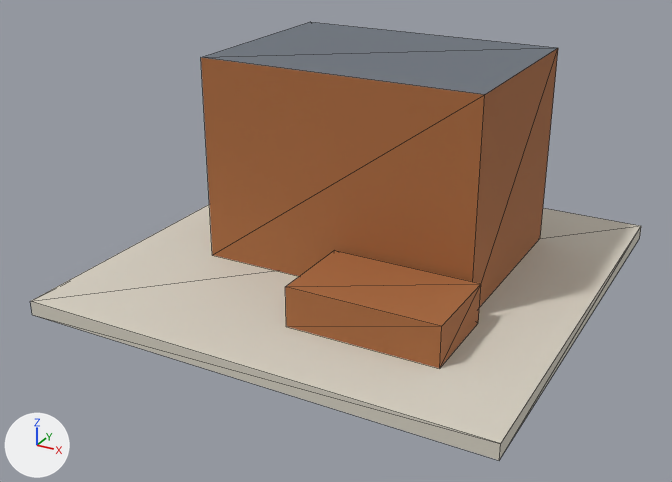
What one commit did to the glTF model public/models/v2/14_lod2.glb.
The view is the same before and after, from a 50 mm camera at (0.804, -1.578, 0.849) aimed at (-0.022, -0.075, 0.098). Lighting does not change. The marker at lower left points along +X, +Y and +Z. The first picture is the older version. Mesh edges are drawn as thin lines.

Script lines for the objects in view, before the commit:
```python
mat_wall_wood = bpy.data.materials.new('wall_wood')
mat_wall_wood.use_nodes = True; mat_wall_wood.node_tree.nodes.clear()
_N = mat_wall_wood.node_tree.nodes; _L = mat_wall_wood.node_tree.links
n0 = _N.new('ShaderNodeBsdfPrincipled'); n0.name = 'Principled BSDF'
n0.inputs[2].default_value = 0.8  # 'Roughness'
n1 = _N.new('ShaderNodeOutputMaterial'); n1.name = 'Material Output'
n2 = _N.new('ShaderNodeMix'); n2.name = 'Mix'
n2.data_type = 'RGBA'
n2.blend_type = 'MULTIPLY'
n2.inputs[0].default_value = 1.0  # 'Factor'
n2.inputs[7].default_value = (0.392, 0.138, 0.0423, 1.0)  # 'B', brown #a8683a
n3 = _N.new('ShaderNodeVertexColor'); n3.name = 'Color Attribute'
_L.new(n0.outputs[0], n1.inputs[0])  # 'BSDF' to 'Surface'
_L.new(n2.outputs[2], n0.inputs[0])  # 'Result' to 'Base Color'
_L.new(n3.outputs[0], n2.inputs[6])  # 'Color' to 'A'
me_b14_v2_lod2 = bpy.data.meshes.new('b14_v2_lod2')
me_b14_v2_lod2.from_pydata(...)  # 24 vertices, 30 faces; spans x -0.47..0.47, y -0.47..0.47, z 0.0..0.45
# faces by material slot: [10, 18, 2]
me_b14_v2_lod2.materials.append(mat_paving)
me_b14_v2_lod2.materials.append(mat_wall_wood)
me_b14_v2_lod2.materials.append(mat_roof_flat)
ob_b14_v2_lod2 = bpy.data.objects.new('b14_v2_lod2', me_b14_v2_lod2)
ob_b14_v2_lod2.location = (0.0, 0.0, 0.0)
```
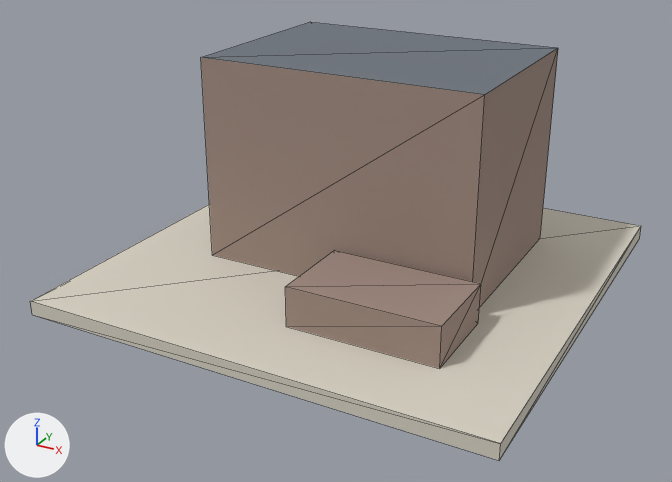
Changed parts and their boxes (x1, y1, x2, y2) in the pictures (672 x 482 px):
'b14_v2_lod2', surface changed
    both: (201, 47, 558, 371)

The change, as a diff of the scene's bpy script:
```diff
--- a/public/models/v2/14_lod2.glb.py
+++ b/public/models/v2/14_lod2.glb.py
@@ mat_wall_wood @@
 n2 = _N.new('ShaderNodeMix'); n2.name = 'Mix'
 n2.inputs[0].default_value = 1.0  # 'Factor'
-n2.inputs[7].default_value = (0.392, 0.138, 0.0423, 1.0)  # 'B', brown #a8683a
+n2.inputs[7].default_value = (0.342, 0.25, 0.209, 1.0)  # 'B', brown #9e897e
 n3 = _N.new('ShaderNodeVertexColor'); n3.name = 'Color Attribute'
```
